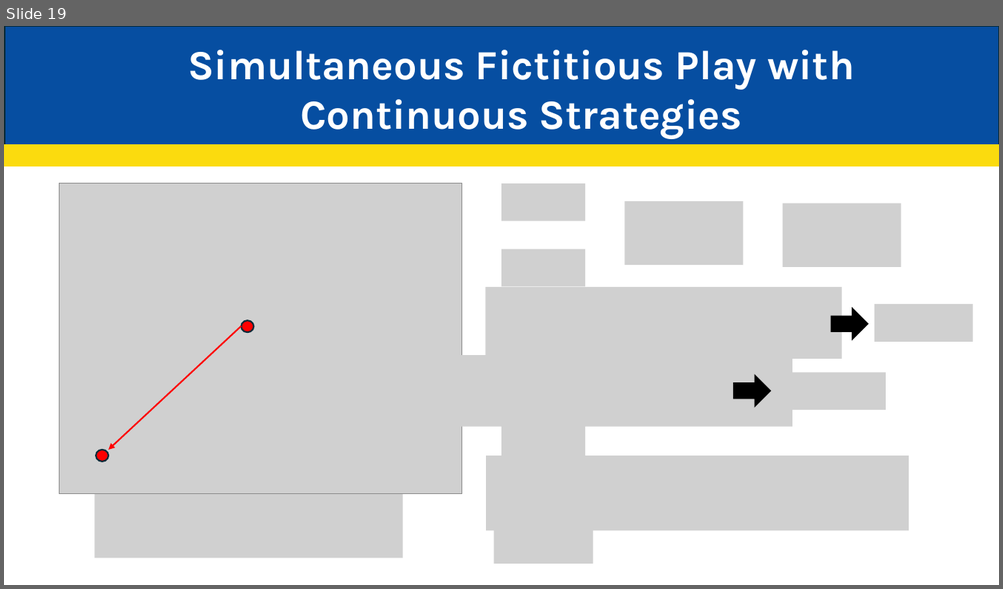
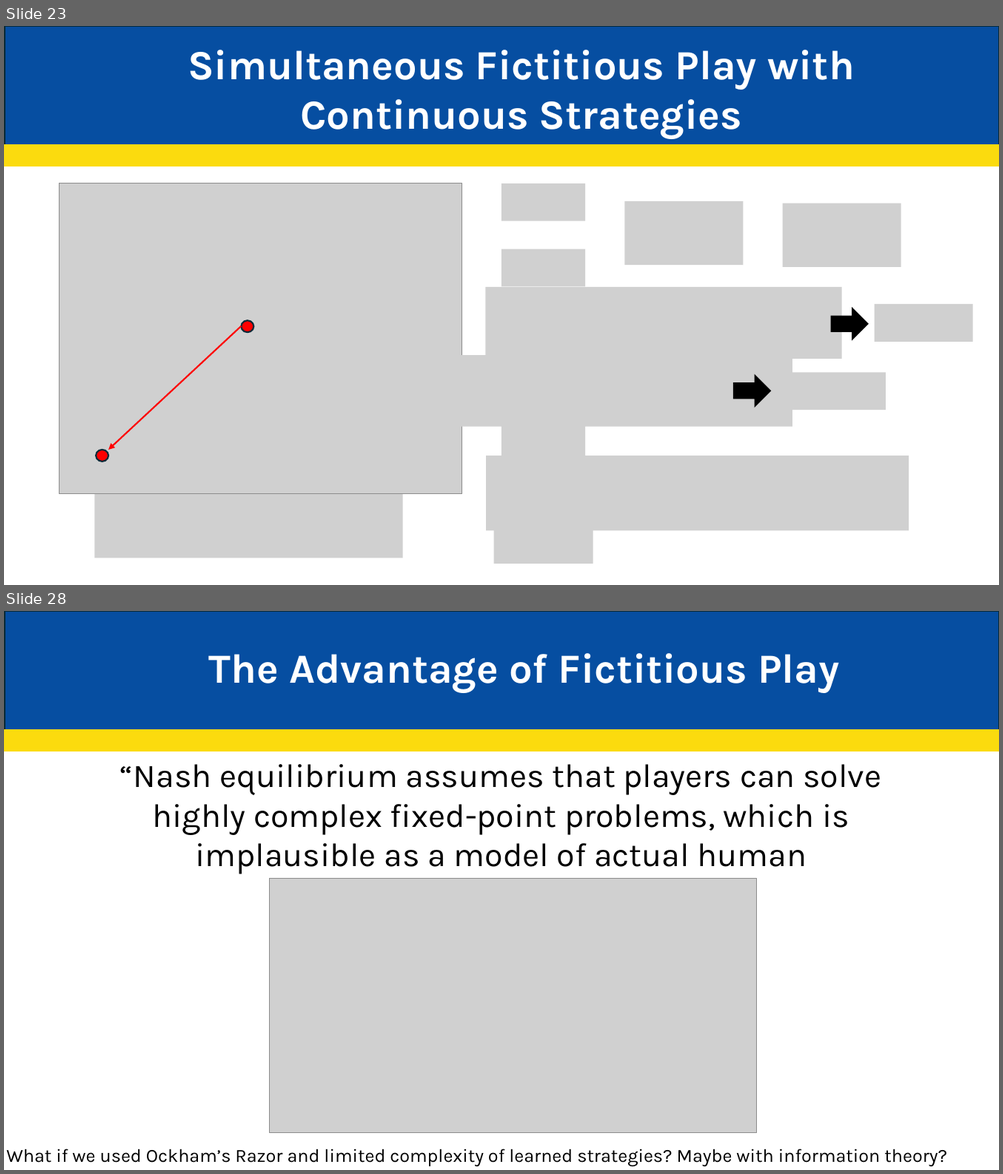
Before and after one commit to JakeCisc210/Candidacy, a slide deck: Reading Course/Presentations/Game Theory Nine.pptx. Shown one above the other, each under a label of ours: slide 19 before the commit, slides 23 and 28 after it; the slides between them are not shown. The pictures are 1003x589 and 1003x1174 pixels, drawn with LibreOffice and Linux fonts; fonts in the diff are those of the drawing; grey boxes stand for pictures. Boxes give left, top, right and bottom in pixels: in the first picture for what was removed or moved away, otherwise in the second. Text is boxed around its words. In the diff, an @@ line names an element or a change of style, - is before the commit and + after.

```diff
--- a/Reading Course/Presentations/Game Theory Nine.pptx
+++ b/Reading Course/Presentations/Game Theory Nine.pptx
@@ slide 28 added at (4,611,999,1170), background #FFFFFF @@
@@ rectangle added at (5,611,999,730), fill #064EA1, outline #092A39 1.5 pt @@
@@ text added at (209,653,839,693), 40 pt, text #FFFFFF, bold @@
+The Advantage of Fictitious Play
@@ rectangle added at (4,730,999,751), fill #FBDB0E, outline #FBDB0E 1.5 pt @@
@@ text added at (120,764,881,879), 32 pt, text #000000 @@
+“Nash equilibrium assumes that players can solve highly complex fixed-point problems, which is implausible as a model of actual human reasoning.”
@@ picture added at (270,879,757,1133) @@
@@ text added at (6,1149,947,1167), 18 pt, text #000000 @@
+What if we used Ockham’s Razor and limited complexity of learned strategies? Maybe with information theory?
@@ what was slide 19 is now slide 23 @@
```
Also in this commit, not shown: 2 slides changed, 11 other slides added, 5 other files.
